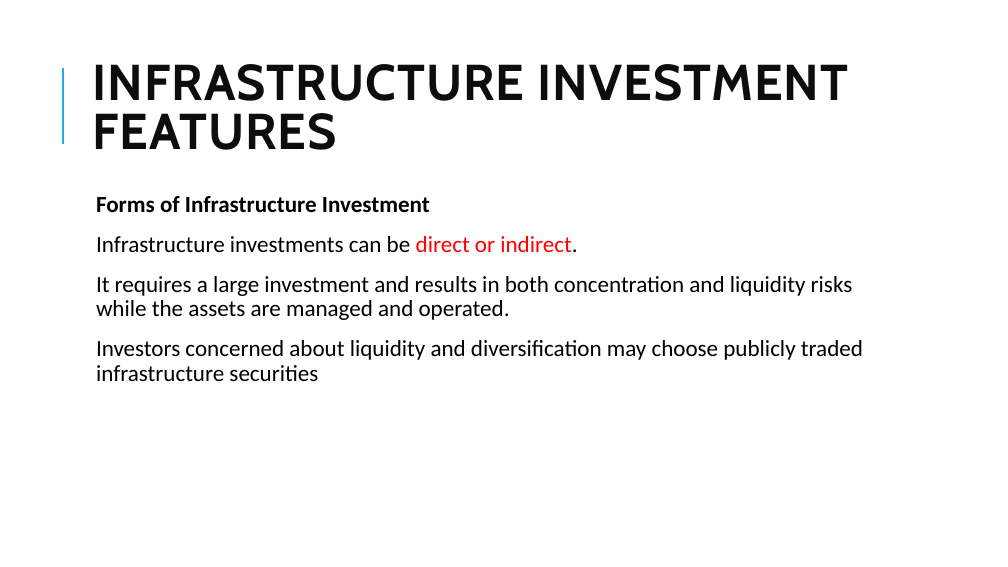
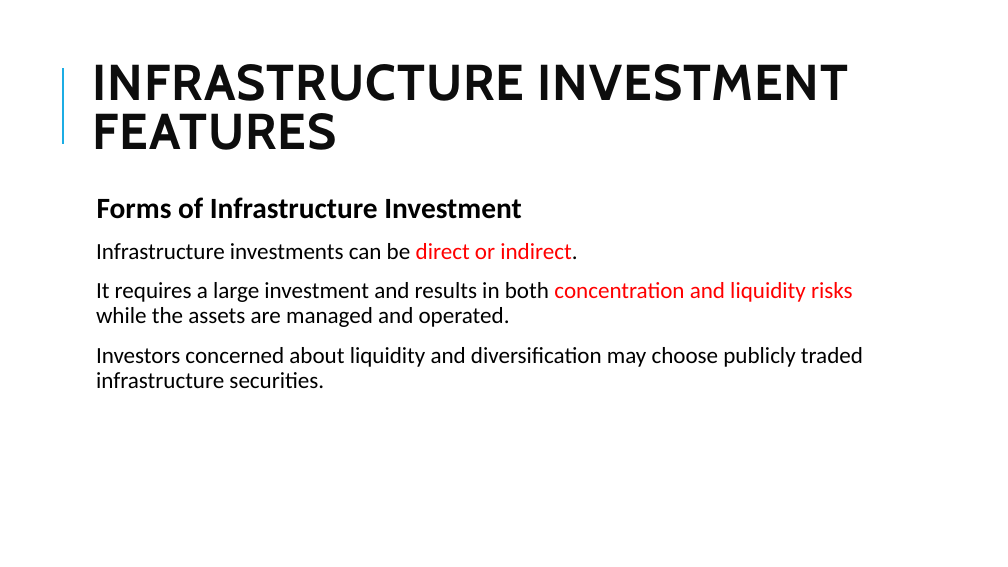
Before and after one commit to Isco0530/data, a slide deck: slide 72 of 2024Alternative.pptx. Drawn at 1008x567 pixels with LibreOffice and Linux fonts; fonts in the diff are those of the drawing. Boxes give left, top, right and bottom in pixels: in the first picture for what was removed or moved away, otherwise in the second. Text is boxed around its words. In the diff, an @@ line names an element or a change of style, - is before the commit and + after.

```diff
--- a/2024Alternative.pptx
+++ b/2024Alternative.pptx
@@ text at box(96, 197, 853, 327): size 22 to 28 pt in "Forms of Infrastructure Investment"; text colour #000000 to #FF0000 in "concentration and liquidity risks" @@
@@ text at box(96, 347, 863, 388): text changed @@
-  Investors concerned about liquidity and diversification may choose publicly traded infrastructure securities
+  Investors concerned about liquidity and diversification may choose publicly traded infrastructure securities.
```
Also in this commit, not shown: 2 other slides changed, 3 slides added.
